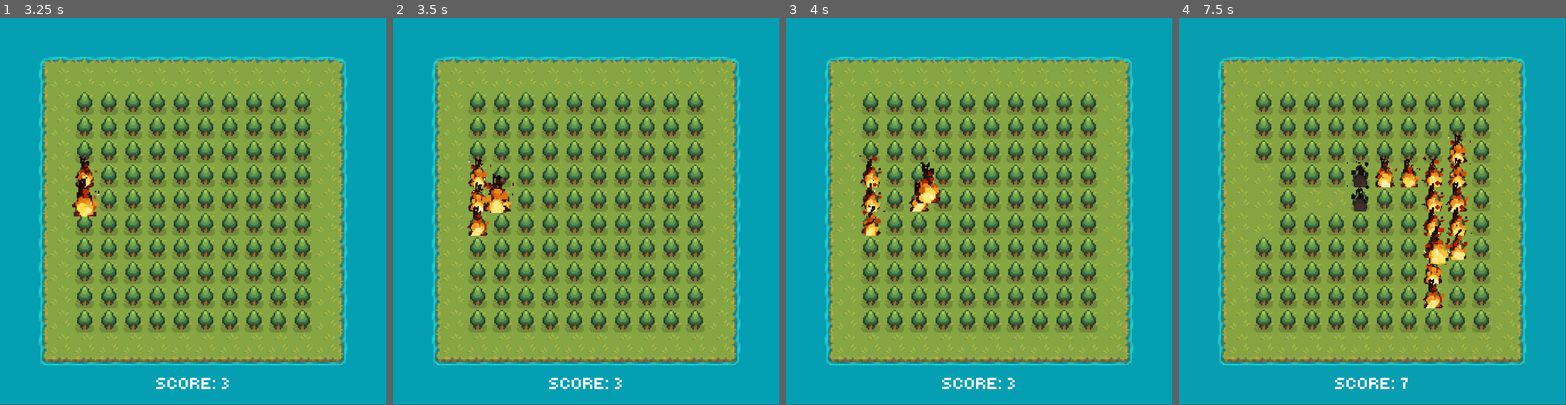
Above: before the commit, frames 1-4 (left to right).
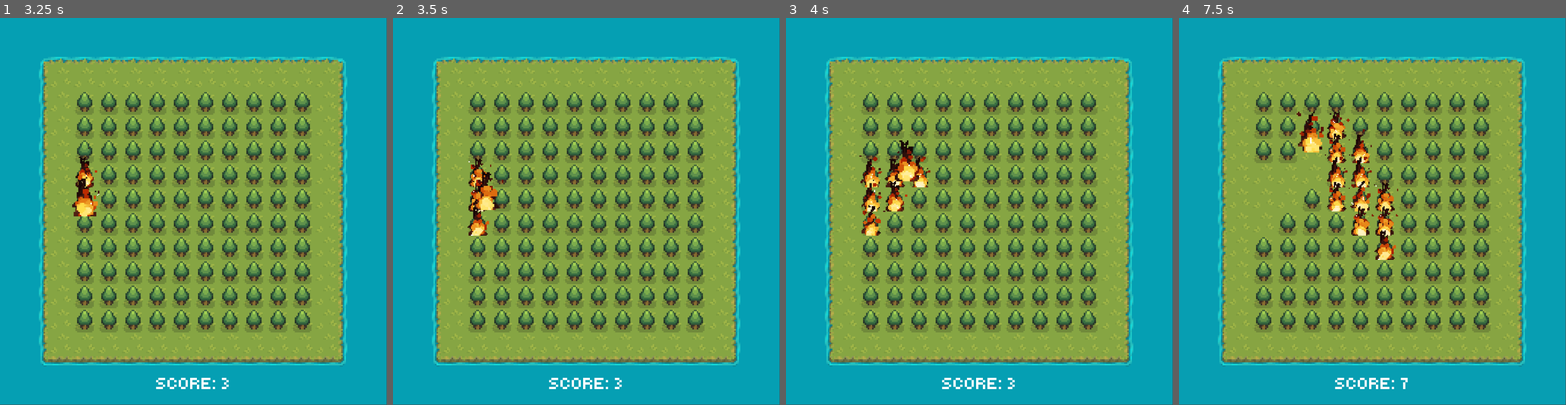
Above: after the commit, the same moments.

Repository: ImAvafe/godot-firefight
Game: Godot game, scene res://scenes/main/main.tscn
The game is run twice, just before and just after one commit, with the same random seed, the same clock (stepped at 60 frames per second) and the same inputs.
Inputs (mouse positions are in pixels of both pictures, inside the frame that each line leads up to):
- Up to frame 1 (3.25 s): tap Enter at 0.5 s; move the mouse to (278, 192) at 0.52 s; click (278, 192) at 0.6 s; move the mouse to (108, 126) at 1.27 s; click (108, 126) at 1.35 s; move the mouse to (108, 149) at 2.02 s; click (108, 149) at 2.1 s; move the mouse to (108, 176) at 2.77 s; click (108, 176) at 2.85 s
- Up to frame 2 (3.5 s): no input
- Up to frame 3 (4 s): move the mouse to (894, 199) at 3.52 s; click (894, 199) at 3.6 s
- Up to frame 4 (7.5 s): move the mouse to (1287, 223) at 4.27 s; click (1287, 223) at 4.35 s; move the mouse to (1287, 246) at 5.02 s; click (1287, 246) at 5.1 s; move the mouse to (1287, 273) at 5.77 s; click (1287, 273) at 5.85 s; move the mouse to (1287, 296) at 6.52 s; click (1287, 296) at 6.6 s; move the mouse to (1310, 126) at 7.27 s; click (1310, 126) at 7.35 s

Frame 1 is identical in both runs. In frame 2, 0.7% of the frame differs, in the area x 20-32%, y 39-51%; in frame 3, 1.5%; in frame 4, 6.7%, in the area x 25-76%, y 23-75%.

Commit message:
Add fireball retargeting delay

Diff:
--- a/scenes/main/main.gd
+++ b/scenes/main/main.gd
@@ -79,18 +79,17 @@
   )
 
   fireball_instance.hit_target.connect(func(target):
-    if !is_instance_valid(target):
-      target = null
+    get_tree().create_timer(0.1).timeout.connect(func():
+      var pure_trees = $Map.get_trees(func(child):
+        return not child.burning and (child != target)
+      )
 
-    var pure_trees = $Map.get_trees(func(child):
-      return not child.burning and (child != target)
+      if pure_trees.size() >= 1:
+        var new_target = pure_trees.pick_random()
+        fireball_instance.target = new_target
+      elif pure_trees.size() == 0:
+        end_game()
     )
-
-    if pure_trees.size() >= 1:
-      var new_target = pure_trees.pick_random()
-      fireball_instance.target = new_target
-    elif pure_trees.size() == 0:
-      end_game()
   )
 
   fireball_instance.target = $Map.get_trees().pick_random()
--- a/scenes/tree/tree.tscn
+++ b/scenes/tree/tree.tscn
@@ -544,4 +544,3 @@
 
 [node name="FireLightSound" type="AudioStreamPlayer" parent="."]
 stream = ExtResource("7_q6r1o")
-stream_paused = true
